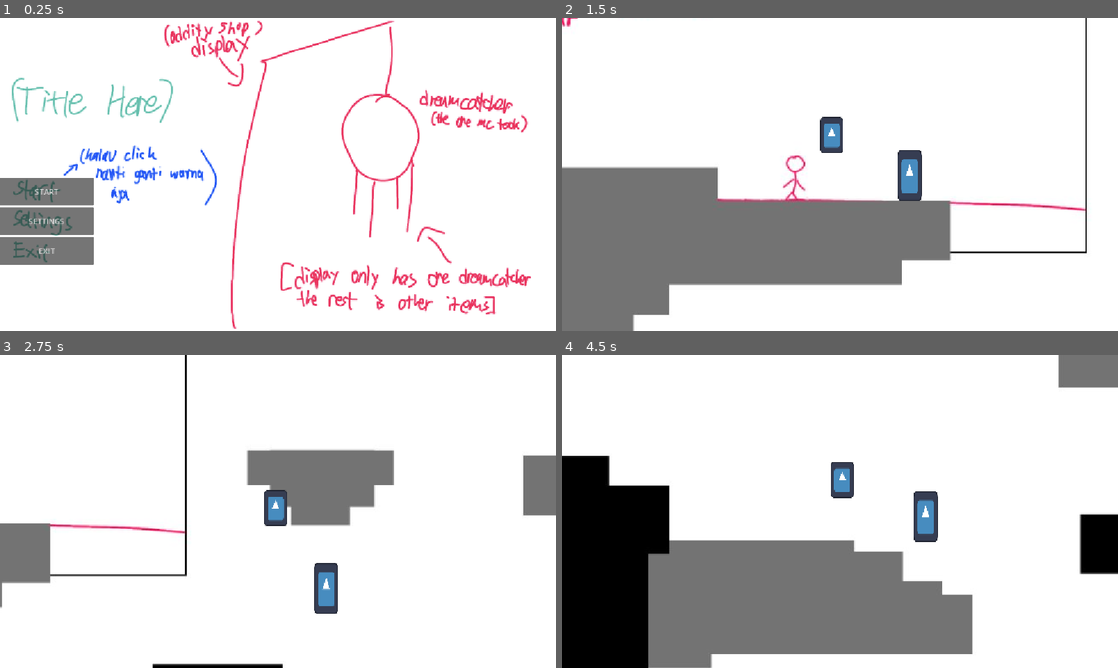
Above: before the commit, frames 1-4 (two rows, left to right).
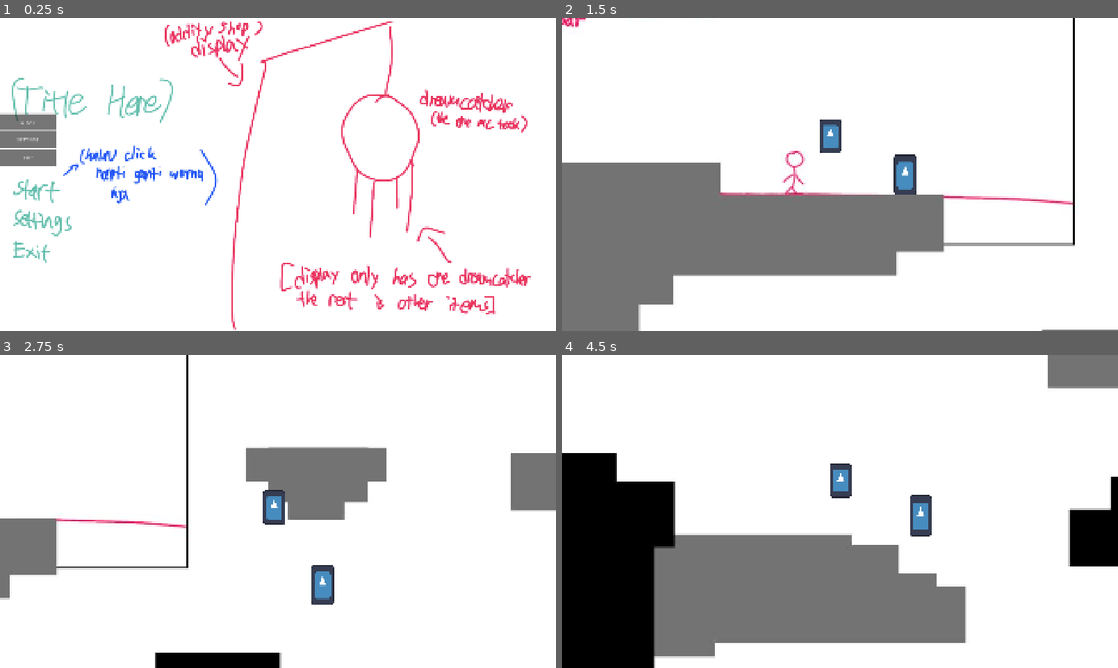
Above: after the commit, the same moments.

Repository: Medcro/GameBijiWIDAI2026
Game: Godot game, scene res://scenes/main_menu.tscn
The game is run twice, just before and just after one commit, with the same random seed, the same clock (stepped at 60 frames per second) and the same inputs. The engine's default icon, where the game draws it, is replaced by a stand-in: a white triangle on a blue panel in a dark square.
Inputs (mouse positions are in pixels of both pictures, inside the frame that each line leads up to):
- Up to frame 1 (0.25 s): no input
- Up to frame 2 (1.5 s): click "START" at 0.5 s; tap Enter at 1.25 s; move the mouse to (962, 158) at 1.27 s; hold Right (ui_right) from 1.28 s (still down); tap Z (Dash) at 1.35 s; click (962, 158) at 1.42 s
- Up to frame 3 (2.75 s): keep holding Right (ui_right); tap C (Jump) at 1.52, 2.27 s; move the mouse to (166, 527) at 2.02 s; tap X (Melee) at 2.1 s
- Up to frame 4 (4.5 s): move the mouse to (895, 442) at 2.77 s; release Right (ui_right) at 2.78 s; hold Left (ui_left) 2.78-3.53 s; tap Z (Dash) at 2.85, 4.35 s; move the mouse to (812, 574) at 3.52 s; hold Right (ui_right) from 3.53 s (still down); tap X (Melee) at 3.6 s; click (812, 574) at 3.67 s; tap C (Jump) at 3.77 s; move the mouse to (1006, 558) at 4.27 s

The runs differ from the first frame. In frame 1, 11% of the frame differs, in the area x 0-96%, y 0-100%; in frame 2, 6.5%; in frame 3, 5.3%; in frame 4, 6.6%.

Commit message:
changed project setting biar dpt viewport thingynya pas

Diff:
--- a/project.godot
+++ b/project.godot
@@ -18,9 +18,13 @@
 [autoload]
 
 CameraEffects="*res://scripts/camera_effects.gd"
+LevelManager="res://scripts/level_manager.gd"
 
 [display]
 
+window/size/viewport_width=1920
+window/size/viewport_height=1080
+window/size/mode=4
 window/stretch/mode="canvas_items"
 
 [input]
--- a/scenes/main.tscn
+++ b/scenes/main.tscn
@@ -9,10 +9,6 @@
 size = Vector2(1875, 1041)
 
 [node name="main" type="Node2D"]
-
-[node name="PlatformRoom" type="Sprite2D" parent="."]
-position = Vector2(896, 509)
-texture = ExtResource("1_tefeu")
 
 [node name="CameraBound" type="Area2D" parent="."]
 
@@ -60,14 +56,18 @@
 position = Vector2(512, 851)
 polygon = PackedVector2Array(-557, -20, -344, -21, -344, -73, -175, -73, -175, -238, 99, -237, 99, -326, 253, -326, 253 …(197 unchanged characters)…
 
+[node name="PlatformRoom" type="Sprite2D" parent="Floor"]
+position = Vector2(896, 509)
+texture = ExtResource("1_tefeu")
+
 [node name="Player" parent="." instance=ExtResource("2_sugp2")]
-position = Vector2(306, 326)
-scale = Vector2(-0.65993714, 0.4765042)
+position = Vector2(307.00003, 331)
+scale = Vector2(-0.65993714, 0.3935701)
 
 [node name="Camera2D" type="Camera2D" parent="Player"]
-position = Vector2(3.03061, -1.50203705e-05)
+position = Vector2(1.7404556e-05, 2.0986018)
 scale = Vector2(1.5152959, -2.0986176)
-zoom = Vector2(1.75, 1.75)
+zoom = Vector2(2.8, 2.8)
 position_smoothing_enabled = true
 script = ExtResource("3_jyhfs")
 bounds_path = NodePath("../../CameraBound")
